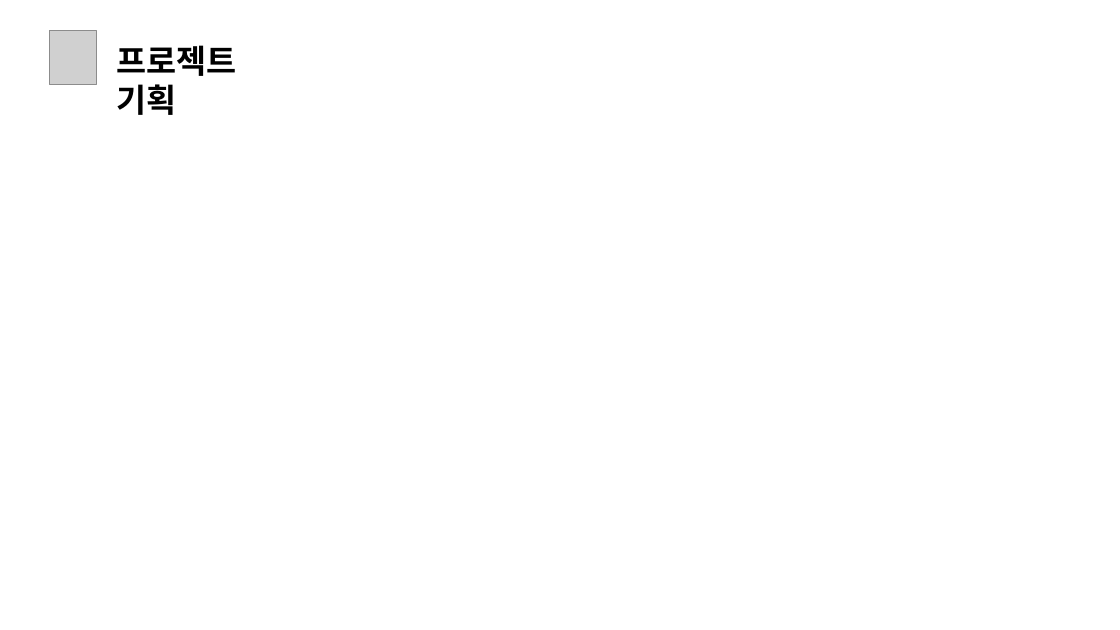
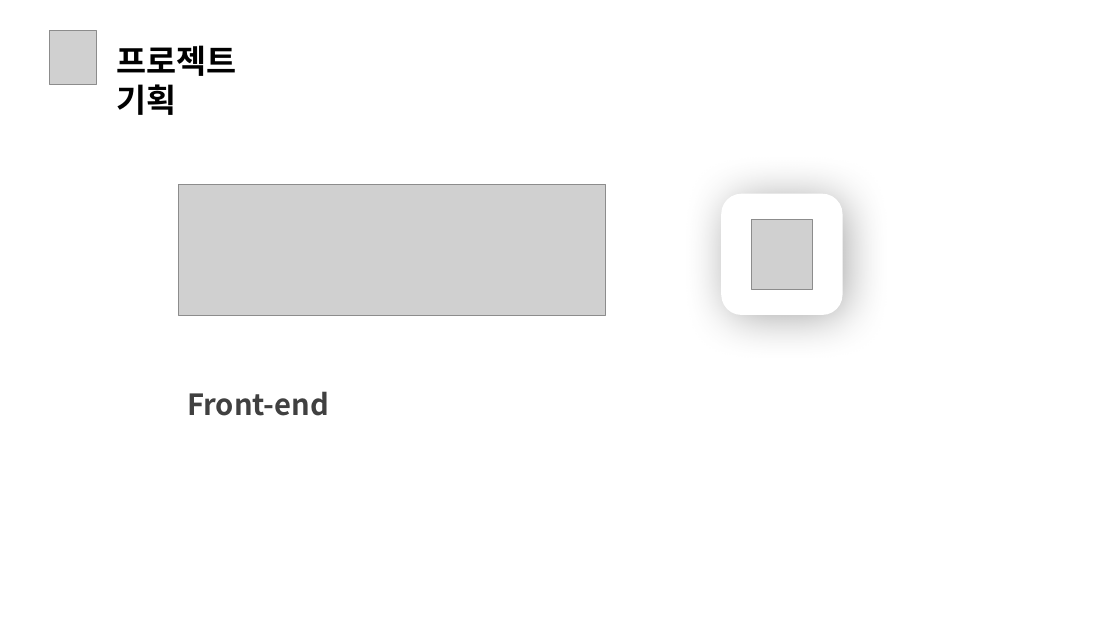
Before and after one commit to daseullll/HappyHouse, a slide deck: slide 6 of happyhouse_광주4반.pptx (slide 7 before the commit). Drawn at 1120x630 pixels with LibreOffice and Linux fonts; fonts in the diff are those of the drawing; grey boxes stand for pictures. Boxes give left, top, right and bottom in pixels: in the first picture for what was removed or moved away, otherwise in the second. Text is boxed around its words. In the diff, an @@ line names an element or a change of style, - is before the commit and + after.

```diff
--- a/happyhouse_광주4반.pptx
+++ b/happyhouse_광주4반.pptx
@@ picture added at box(179, 184, 606, 315) @@
@@ rounded rectangle added at box(722, 194, 843, 315), fill #FFFFFF @@
@@ picture added at box(752, 219, 812, 290) @@
@@ text added at box(187, 391, 329, 416), 25 pt, text #404040, bold @@
+Front-end
```
Also in this commit, not shown: 8 other slides changed, 7 slides added, 4 slides removed, 8 other files.
